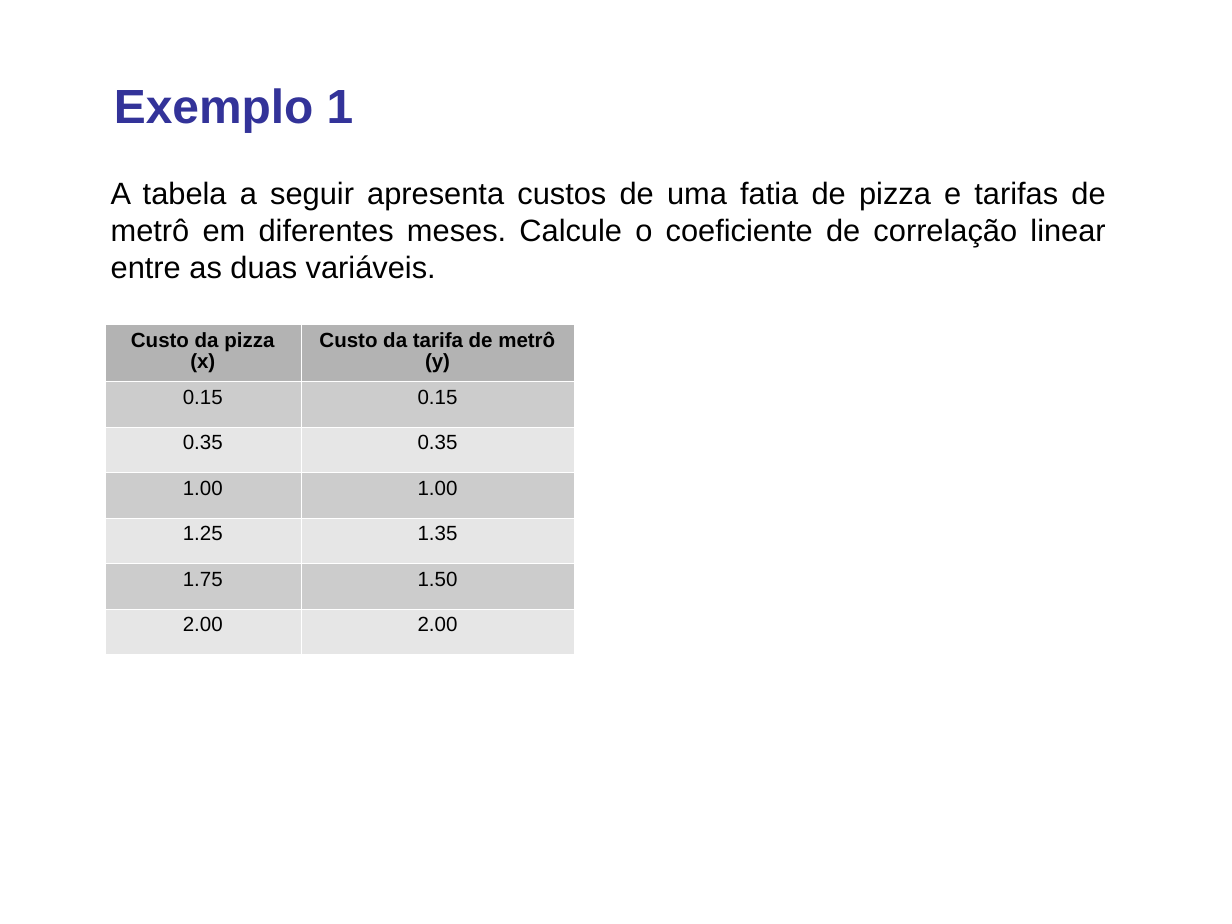
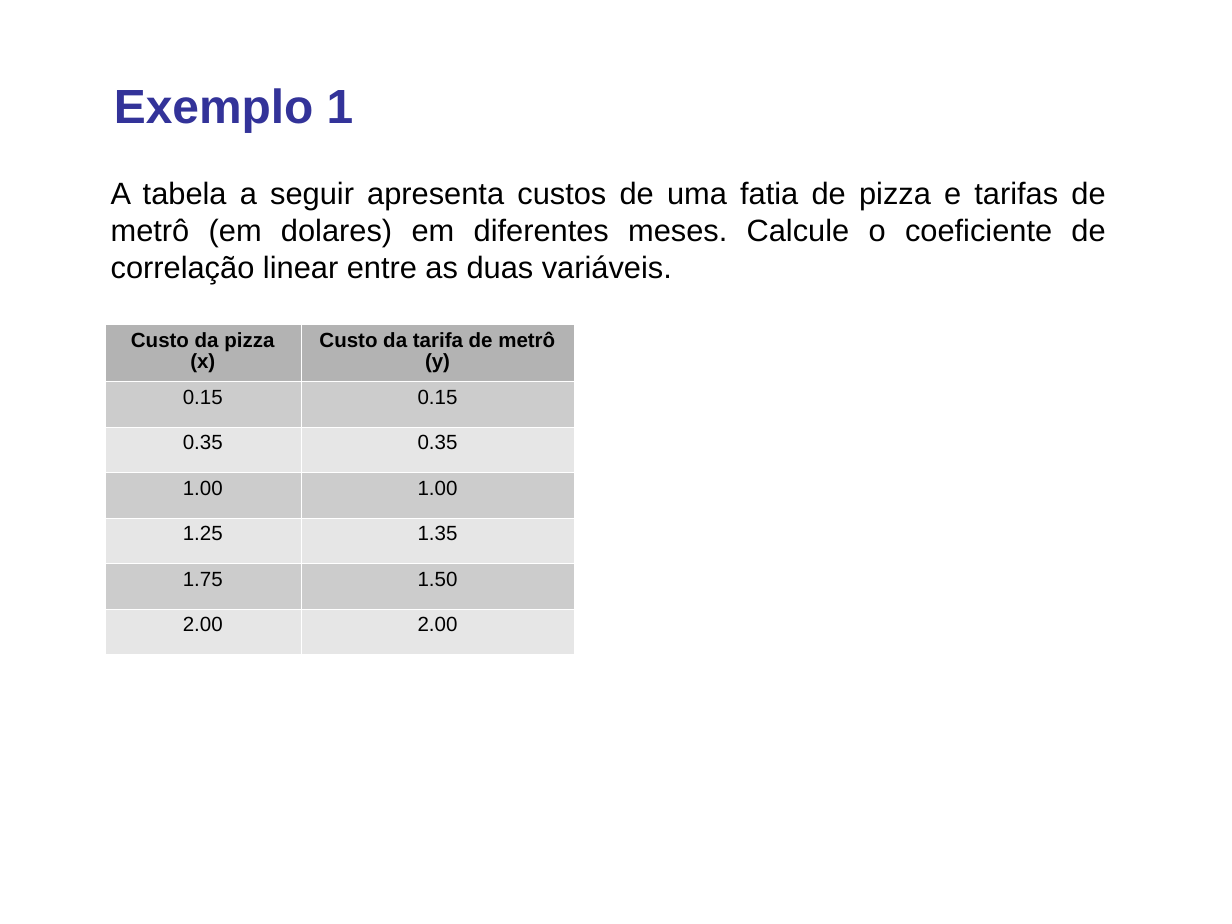
Before and after one commit to lansaviniec/estatistica, a slide deck: slide 10 of 10 correlacao_regressao.ppt. Drawn at 1232x924 pixels with LibreOffice and Linux fonts; fonts in the diff are those of the drawing. Boxes give left, top, right and bottom in pixels: in the first picture for what was removed or moved away, otherwise in the second. Text is boxed around its words. In the diff, an @@ line names an element or a change of style, - is before the commit and + after.

```diff
--- a/10 correlacao_regressao.ppt
+++ b/10 correlacao_regressao.ppt
@@ text at <box>111,181,1105,283</box>: text changed @@
-A tabela a seguir apresenta custos de uma fatia de pizza e tarifas de metrô em diferentes meses. Calcule o coeficiente de correlação linear entre as duas variáveis.
+A tabela a seguir apresenta custos de uma fatia de pizza e tarifas de metrô (em dolares) em diferentes meses. Calcule o coeficiente de correlação linear entre as duas variáveis.
```
Also in this commit, not shown: 2 other slides changed, 12 slides added, 1 other file.
